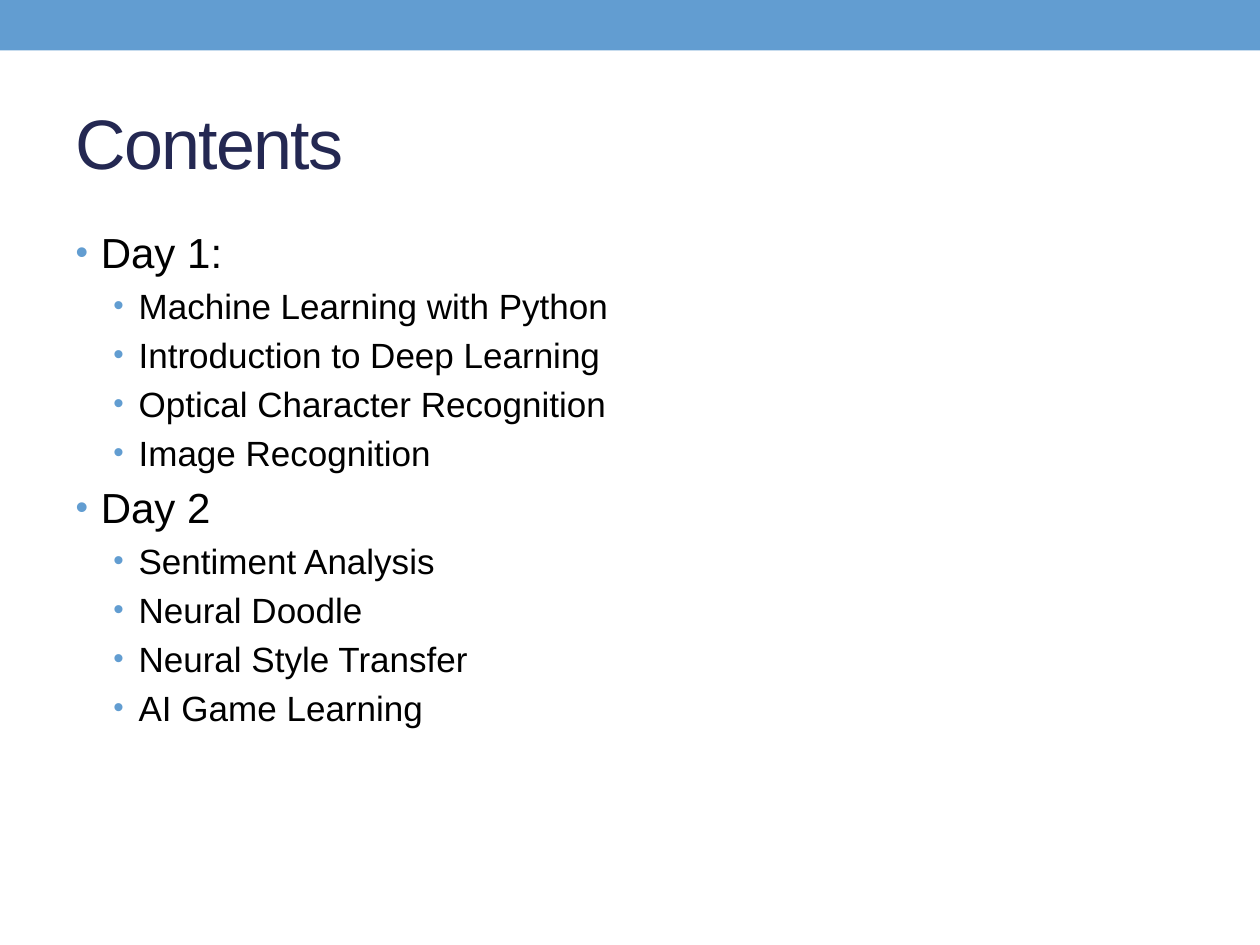
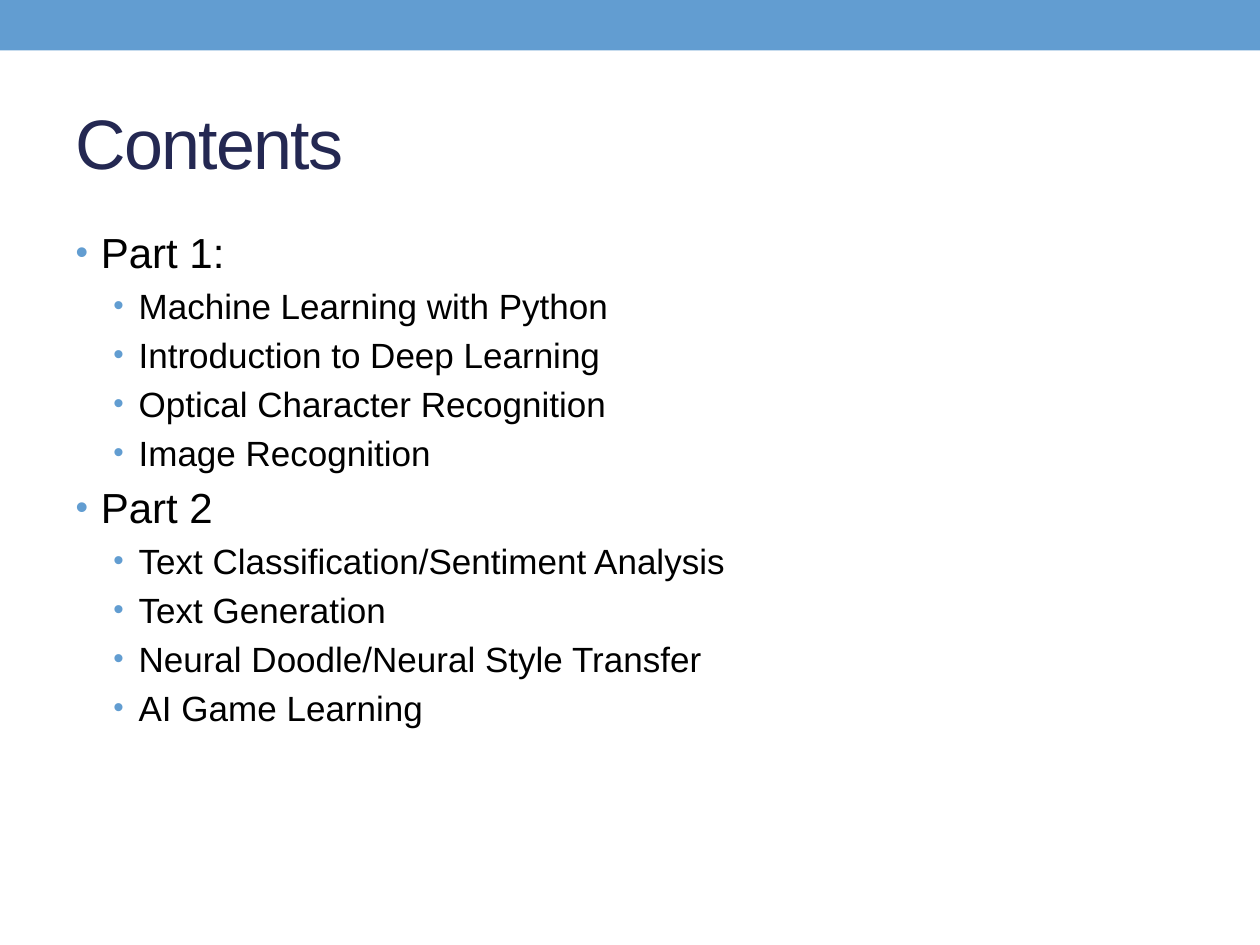
Before and after one commit to thdiaman/deep-learning, a slide deck: slide 2 of presentations/DeepLearningKeras.pptx. Drawn at 1260x945 pixels with LibreOffice and Linux fonts; fonts in the diff are those of the drawing. Boxes give left, top, right and bottom in pixels: in the first picture for what was removed or moved away, otherwise in the second. Text is boxed around its words. In the diff, an @@ line names an element or a change of style, - is before the commit and + after.

Commit message:
Update presentations

```diff
--- a/presentations/DeepLearningKeras.pptx
+++ b/presentations/DeepLearningKeras.pptx
@@ text at (101, 239, 224, 269): text changed @@
-• Day 1:
+• Part 1:
@@ text at (101, 493, 724, 678): text changed @@
-• Day 2
-  • Sentiment Analysis
-  • Neural Doodle
-  • Neural Style Transfer
+• Part 2
+  • Text Classification/Sentiment Analysis
+  • Text Generation
+  • Neural Doodle/Neural Style Transfer
```
Also in this commit, not shown: 7 other files.
